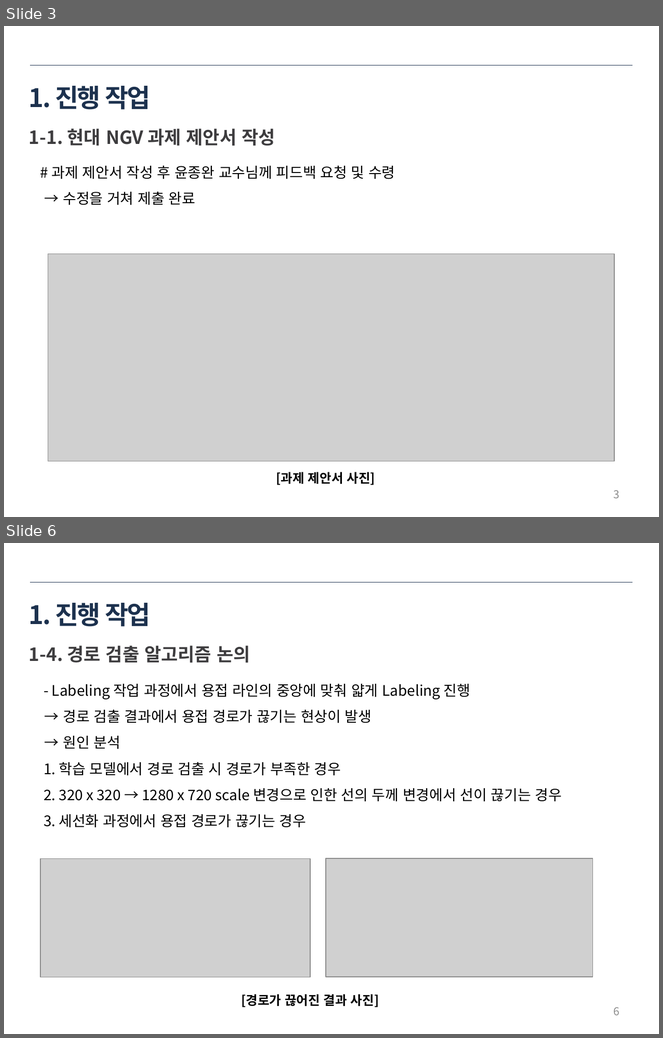
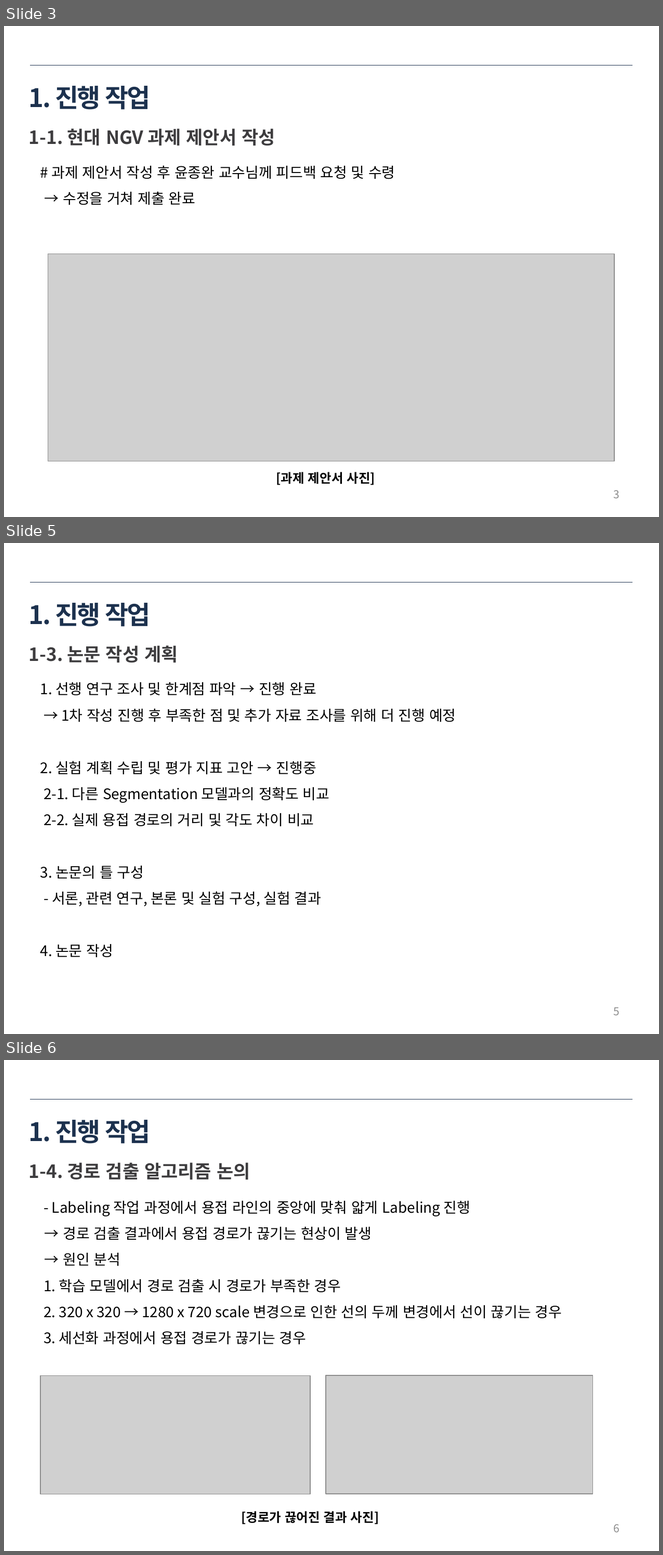
Before and after one commit to ssh6189/2022.03.05, a slide deck: 2022년 3월 5일 용접자동화로봇.pptx. Shown one above the other, each under a label of ours: slides 3 and 6 before the commit, slides 3, 5 and 6 after it; the slides between them are not shown. The pictures are 663x1038 and 663x1555 pixels, drawn with LibreOffice and Linux fonts; fonts in the diff are those of the drawing; grey boxes stand for pictures. Boxes give left, top, right and bottom in pixels: in the first picture for what was removed or moved away, otherwise in the second. Text is boxed around its words. In the diff, an @@ line names an element or a change of style, - is before the commit and + after.

```diff
--- a/2022년 3월 5일 용접자동화로봇.pptx
+++ b/2022년 3월 5일 용접자동화로봇.pptx
@@ slide 5 added at <box>4,543,659,1034</box>, background #FFFFFF @@
@@ line added from (30, 583) to (632, 583), #1C314E 0.25 pt @@
@@ title added at <box>29,603,150,627</box>, 28 pt, text #1C314E, bold @@
+1. 진행 작업
@@ text added at <box>29,645,178,663</box>, 20 pt, text #3D3C3E, bold @@
+1-3. 논문 작성 계획
@@ text added at <box>40,682,456,958</box>, 16 pt, text #000000 @@
+1. 선행 연구 조사 및 한계점 파악 → 진행 완료
+→ 1차 작성 진행 후 부족한 점 및 추가 자료 조사를 위해 더 진행 예정
+2. 실험 계획 수립 및 평가 지표 고안 → 진행중
+2-1. 다른 Segmentation 모델과의 정확도 비교
+2-2. 실제 용접 경로의 거리 및 각도 차이 비교
+3. 논문의 틀 구성
+- 서론, 관련 연구, 본론 및 실험 구성, 실험 결과
+4. 논문 작성
@@ page number added at <box>614,1007,620,1016</box>, 12 pt, text #8C8C8C @@
+5
```
Also in this commit, not shown: 2 slides changed, 7 other slides added, 4 slides removed.
